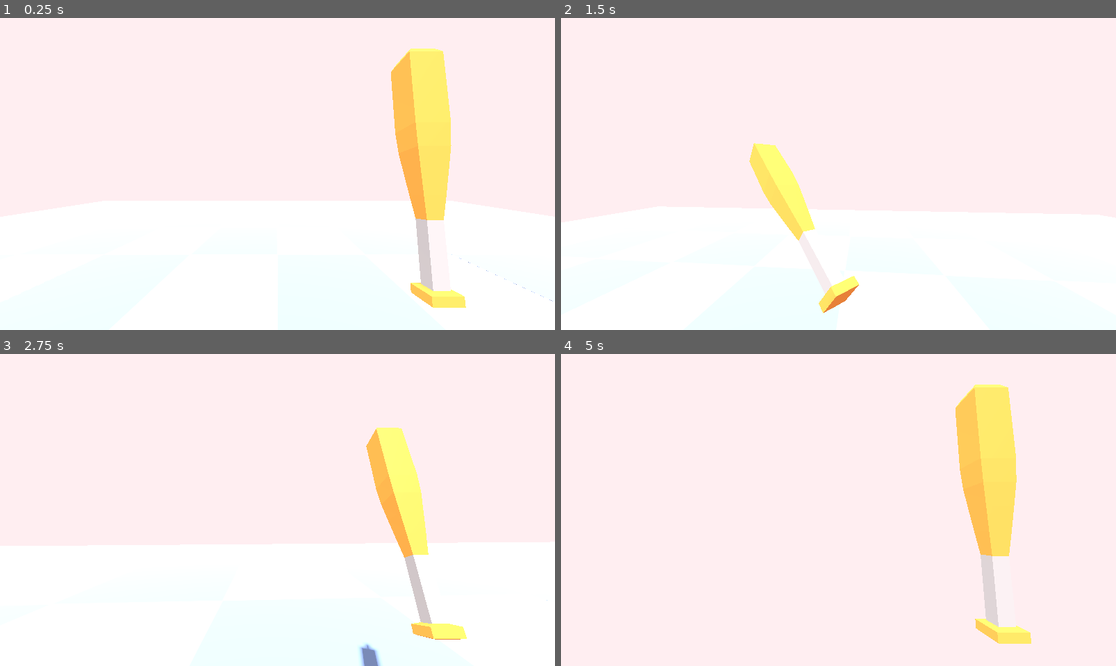
Above: before the commit, frames 1-4 (two rows, left to right).
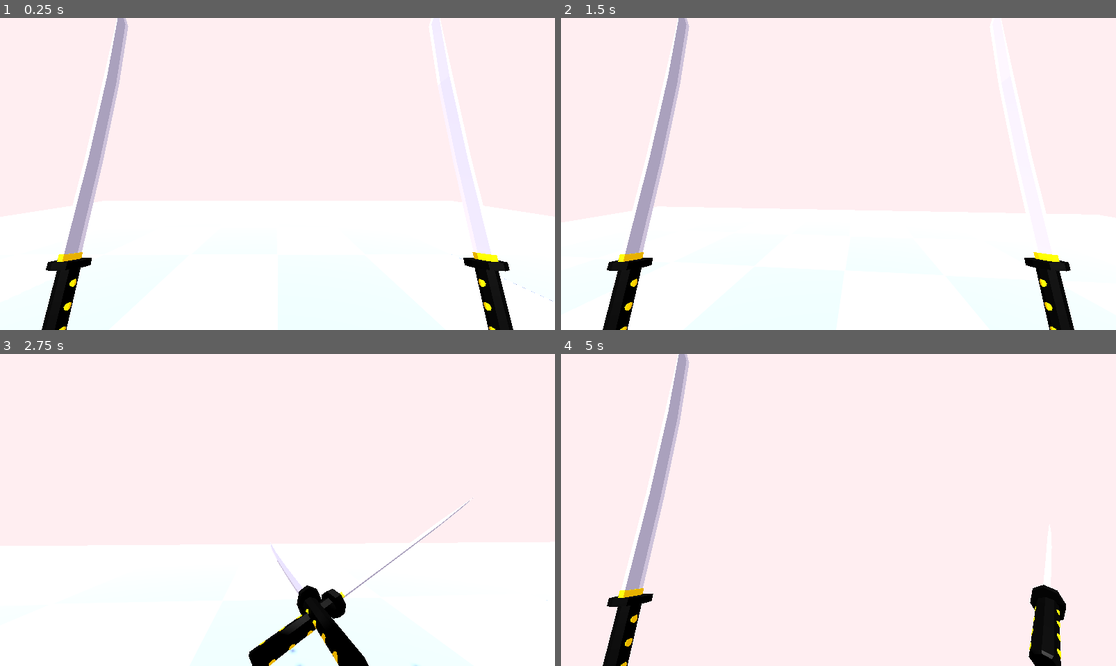
Above: after the commit, the same moments.

Repository: matousposp08/APCompSciGame
Game: Godot game, scene res://scenes/world.tscn
Two runs of this game, one before a commit and one after it. Both use one fixed random seed, a clock stepped at 60 frames per second and the inputs below.
Inputs (mouse positions are in pixels of both pictures, inside the frame that each line leads up to):
- Up to frame 1 (0.25 s): no input
- Up to frame 2 (1.5 s): move the mouse to (866, 174) at 0.52 s; press the mouse at (866, 174) at 0.53 s; hold W (move_forward) from 0.53 s (still down); tap Space (move_jump) at 0.77 s; right-click (866, 174) at 0.8 s; move the mouse to (810, 174) at 1.27 s; release the mouse at (810, 174) at 1.28 s; right-click (810, 174) at 1.35 s
- Up to frame 3 (2.75 s): keep holding W (move_forward); tap Space (move_jump) at 1.52 s; click (249, 510) at 1.55 s; move the mouse to (288, 503) at 2.02 s; press the mouse at (288, 503) at 2.03 s; right-click (288, 503) at 2.3 s
- Up to frame 4 (5 s): keep holding W (move_forward); move the mouse to (832, 516) at 2.77 s; release the mouse at (832, 516) at 2.78 s; right-click (832, 516) at 2.85 s; tap Space (move_jump) at 3.02, 3.77, 4.52 s; click (832, 516) at 3.05 s; move the mouse to (877, 513) at 3.52 s; hold C (move_crouch) 3.53-4.28 s; right-click (877, 513) at 3.8 s; move the mouse to (794, 506) at 4.27 s; tap Shift (move_sprint) at 4.35 s; click (794, 506) at 4.55 s

The runs differ from the first frame. In frame 1, 10% of the frame differs, in the area x 7-93%, y 0-100%; in frame 2, 6.4%; in frame 3, 6.4%; in frame 4, 10%, in the area x 7-91%, y 0-100%.

Commit message:
dual katanas

Diff:
--- a/project.godot
+++ b/project.godot
@@ -13,6 +13,10 @@
 config/name="APCompSciGame"
 run/main_scene="res://scenes/world.tscn"
 config/features=PackedStringArray("4.2", "Forward Plus")
+
+[filesystem]
+
+import/fbx/enabled=false
 
 [input]
 
--- a/scenes/player/player.gd
+++ b/scenes/player/player.gd
@@ -99,9 +99,10 @@
 
 func hit() -> void:
 	if Input.is_action_pressed("hit"):
-		$head/basebLLBAT/baseballbat.play("hit")
+		$head/katana/AnimationPlayer.play("k1")
+		$head/katana2/AnimationPlayer.play("k2")
 	if Input.is_action_pressed("hit2"):
-		$head/basebLLBAT/baseballbat.play("hit2")
+		$head/katana2/AnimationPlayer.play("k2")
 
 func move_character(delta: float) -> void:
 	var input_dir: Vector2 = Input.get_vector("move_left", "move_right", "move_forward", "move_backward")
--- a/scenes/player/player.tscn
+++ b/scenes/player/player.tscn
@@ -1,84 +1,129 @@
-[gd_scene load_steps=14 format=3 uid="uid://cwiu8nsyij4gn"]
+[gd_scene load_steps=16 format=3 uid="uid://cwiu8nsyij4gn"]
 
 [ext_resource type="Script" path="res://scenes/player/player.gd" id="1_u1w3t"]
+[ext_resource type="PackedScene" uid="uid://bygf0i7uf535a" path="res://stuff/ImageToStl.com_katana+sword.glb" id="2_jiq32"]
 [ext_resource type="Texture2D" uid="uid://bubwl36108v2r" path="res://stuff/aimer things/crosshair001.png" id="2_jqke0"]
-[ext_resource type="PackedScene" uid="uid://qwykqo0kw6fj" path="res://stuff/low_poly_baseball_bat.glb" id="3_ourc4"]
-
-[sub_resource type="Animation" id="Animation_o5tmj"]
-resource_name = "hit"
-length = 0.7
-tracks/0/type = "value"
-tracks/0/imported = false
-tracks/0/enabled = true
-tracks/0/path = NodePath(".:rotation")
-tracks/0/interp = 1
-tracks/0/loop_wrap = true
-tracks/0/keys = {
-"times": PackedFloat32Array(0, 0.1, 0.4),
-"transitions": PackedFloat32Array(1, 1, 1),
-"update": 0,
-"values": [Vector3(-0.123918, 0, 0), Vector3(-1.92335, 0, 0), Vector3(-0.123918, 0, 0)]
-}
-
-[sub_resource type="Animation" id="Animation_jiyla"]
+
+[sub_resource type="Animation" id="Animation_r5qus"]
+resource_name = "k1"
+length = 0.8
+tracks/0/type = "value"
+tracks/0/imported = false
+tracks/0/enabled = true
+tracks/0/path = NodePath(".:position")
+tracks/0/interp = 1
+tracks/0/loop_wrap = true
+tracks/0/keys = {
+"times": PackedFloat32Array(0, 0.2, 0.4, 0.8),
+"transitions": PackedFloat32Array(1, 1, 1, 1),
+"update": 0,
+"values": [Vector3(0.8, -0.384, -0.781925), Vector3(-0.8, -0.384, -0.782), Vector3(0.804783, -0.384, -0.78197), Vector3(0.8, -0.384, -0.781925)]
+}
+tracks/1/type = "value"
+tracks/1/imported = false
+tracks/1/enabled = true
+tracks/1/path = NodePath(".:rotation")
+tracks/1/interp = 1
+tracks/1/loop_wrap = true
+tracks/1/keys = {
+"times": PackedFloat32Array(0, 0.2, 0.4, 0.8),
+"transitions": PackedFloat32Array(1, 1, 1, 1),
+"update": 0,
+"values": [Vector3(0.00384826, 1.56978, 1.31336), Vector3(-0.00101313, 3.13774, -0.257434), Vector3(-0.150504, 0.72869, 0.160546), Vector3(0.00384826, 1.56978, 1.31336)]
+}
+
+[sub_resource type="Animation" id="Animation_llvaf"]
 length = 0.001
 tracks/0/type = "value"
 tracks/0/imported = false
 tracks/0/enabled = true
-tracks/0/path = NodePath(".:rotation")
-tracks/0/interp = 1
-tracks/0/loop_wrap = true
-tracks/0/keys = {
-"times": PackedFloat32Array(0),
-"transitions": PackedFloat32Array(1),
-"update": 0,
-"values": [Vector3(-0.123918, 0, 0)]
-}
-tracks/1/type = "value"
-tracks/1/imported = false
-tracks/1/enabled = true
-tracks/1/path = NodePath(".:position")
-tracks/1/interp = 1
-tracks/1/loop_wrap = true
-tracks/1/keys = {
-"times": PackedFloat32Array(0),
-"transitions": PackedFloat32Array(1),
-"update": 0,
-"values": [Vector3(0.7, -0.515, -0.9)]
-}
-
-[sub_resource type="Animation" id="Animation_6bq62"]
-resource_name = "hit2"
-tracks/0/type = "value"
-tracks/0/imported = false
-tracks/0/enabled = true
-tracks/0/path = NodePath(".:position")
-tracks/0/interp = 1
-tracks/0/loop_wrap = true
-tracks/0/keys = {
-"times": PackedFloat32Array(0, 0.2, 0.4, 0.8),
-"transitions": PackedFloat32Array(1, 1, 1, 1),
-"update": 0,
-"values": [Vector3(0.7, -0.515, -0.9), Vector3(-0.511412, -0.515, -0.9), Vector3(0.791441, -0.515, -0.9), Vector3(0.7, -0.515, -0.9)]
-}
-tracks/1/type = "value"
-tracks/1/imported = false
-tracks/1/enabled = true
-tracks/1/path = NodePath(".:rotation")
-tracks/1/interp = 1
-tracks/1/loop_wrap = true
-tracks/1/keys = {
-"times": PackedFloat32Array(0, 0.2, 0.4, 0.8),
-"transitions": PackedFloat32Array(1, 1, 1, 1),
-"update": 0,
-"values": [Vector3(-0.123918, 0, 0), Vector3(-1.46588, 1.24613, 0), Vector3(-1.38542, -1.21983, -0.210277), Vector3(-0.123918, 0, 0)]
-}
-
-[sub_resource type="AnimationLibrary" id="AnimationLibrary_n7l5m"]
+tracks/0/path = NodePath(".:position")
+tracks/0/interp = 1
+tracks/0/loop_wrap = true
+tracks/0/keys = {
+"times": PackedFloat32Array(0),
+"transitions": PackedFloat32Array(1),
+"update": 0,
+"values": [Vector3(0.8, -0.384, -0.781925)]
+}
+tracks/1/type = "value"
+tracks/1/imported = false
+tracks/1/enabled = true
+tracks/1/path = NodePath(".:rotation")
+tracks/1/interp = 1
+tracks/1/loop_wrap = true
+tracks/1/keys = {
+"times": PackedFloat32Array(0),
+"transitions": PackedFloat32Array(1),
+"update": 0,
+"values": [Vector3(0.00384826, 1.56978, 1.31336)]
+}
+
+[sub_resource type="AnimationLibrary" id="AnimationLibrary_2gt0b"]
 _data = {
-"RESET": SubResource("Animation_jiyla"),
-"hit": SubResource("Animation_o5tmj"),
-"hit2": SubResource("Animation_6bq62")
+"RESET": SubResource("Animation_llvaf"),
+"k1": SubResource("Animation_r5qus")
+}
+
+[sub_resource type="Animation" id="Animation_0emyg"]
+resource_name = "k2"
+length = 0.9
+tracks/0/type = "value"
+tracks/0/imported = false
+tracks/0/enabled = true
+tracks/0/path = NodePath(".:position")
+tracks/0/interp = 1
+tracks/0/loop_wrap = true
+tracks/0/keys = {
+"times": PackedFloat32Array(0.1, 0.3, 0.5, 0.9),
+"transitions": PackedFloat32Array(1, 1, 1, 1),
+"update": 0,
+"values": [Vector3(-0.8, -0.384, -0.783039), Vector3(0.88888, -0.384, -0.783039), Vector3(-0.67408, -0.384, -0.783039), Vector3(-0.8, -0.384, -0.783039)]
+}
+tracks/1/type = "value"
+tracks/1/imported = false
+tracks/1/enabled = true
+tracks/1/path = NodePath(".:rotation")
+tracks/1/interp = 1
+tracks/1/loop_wrap = true
+tracks/1/keys = {
+"times": PackedFloat32Array(0.1, 0.3, 0.5, 0.9),
+"transitions": PackedFloat32Array(1, 1, 1, 1),
+"update": 0,
+"values": [Vector3(0.00384826, 1.56978, 1.31336), Vector3(1.13367, 0.183774, -0.221178), Vector3(0.75706, 3.00197, 0.290334), Vector3(0.00384826, 1.56978, 1.31336)]
+}
+
+[sub_resource type="Animation" id="Animation_x81od"]
+length = 0.001
+tracks/0/type = "value"
+tracks/0/imported = false
+tracks/0/enabled = true
+tracks/0/path = NodePath(".:position")
+tracks/0/interp = 1
+tracks/0/loop_wrap = true
+tracks/0/keys = {
+"times": PackedFloat32Array(0),
+"transitions": PackedFloat32Array(1),
+"update": 0,
+"values": [Vector3(-0.8, -0.384, -0.783039)]
+}
+tracks/1/type = "value"
+tracks/1/imported = false
+tracks/1/enabled = true
+tracks/1/path = NodePath(".:rotation")
+tracks/1/interp = 1
+tracks/1/loop_wrap = true
+tracks/1/keys = {
+"times": PackedFloat32Array(0),
+"transitions": PackedFloat32Array(1),
+"update": 0,
+"values": [Vector3(0.00384826, 1.56978, 1.31336)]
+}
+
+[sub_resource type="AnimationLibrary" id="AnimationLibrary_5jabh"]
+_data = {
+"RESET": SubResource("Animation_x81od"),
+"k2": SubResource("Animation_0emyg")
 }
 
 [sub_resource type="Animation" id="Animation_saxjg"]
@@ -123,12 +168,20 @@
 [node name="head" type="Node3D" parent="."]
 transform = Transform3D(1, 0, 0, 0, 1, 0, 0, 0, 1, 0, 0.6, 0)
 
-[node name="basebLLBAT" parent="head" instance=ExtResource("3_ourc4")]
-transform = Transform3D(0.001, 0, 0, 0, 0.000992332, 0.000123601, 0, -0.000123601, 0.000992332, 0.7, -0.515, -0.9)
-
-[node name="baseballbat" type="AnimationPlayer" parent="head/basebLLBAT"]
+[node name="katana" parent="head" instance=ExtResource("2_jiq32")]
+transform = Transform3D(0.000198969, 2.52039e-09, 0.0499996, 0.0483519, 0.0127301, -0.000192413, -0.01273, 0.0483523, 5.06554e-05, 0.8, -0.384, -0.781925)
+
+[node name="AnimationPlayer" type="AnimationPlayer" parent="head/katana"]
 libraries = {
-"": SubResource("AnimationLibrary_n7l5m")
+"": SubResource("AnimationLibrary_2gt0b")
+}
+
+[node name="katana2" parent="head" instance=ExtResource("2_jiq32")]
+transform = Transform3D(0.000198969, 2.52039e-09, 0.0499996, 0.0483519, 0.0127301, -0.000192413, -0.01273, 0.0483523, 5.06554e-05, -0.8, -0.384, -0.783039)
+
+[node name="AnimationPlayer" type="AnimationPlayer" parent="head/katana2"]
+libraries = {
+"": SubResource("AnimationLibrary_5jabh")
 }
 
 [node name="camera" type="Camera3D" parent="head"]
Binary file added: katana sword.fbx
Binary file added: stuff/ImageToStl.com_katana+sword.glb
Not shown, added: stuff/ImageToStl.com_katana+sword.glb.import
